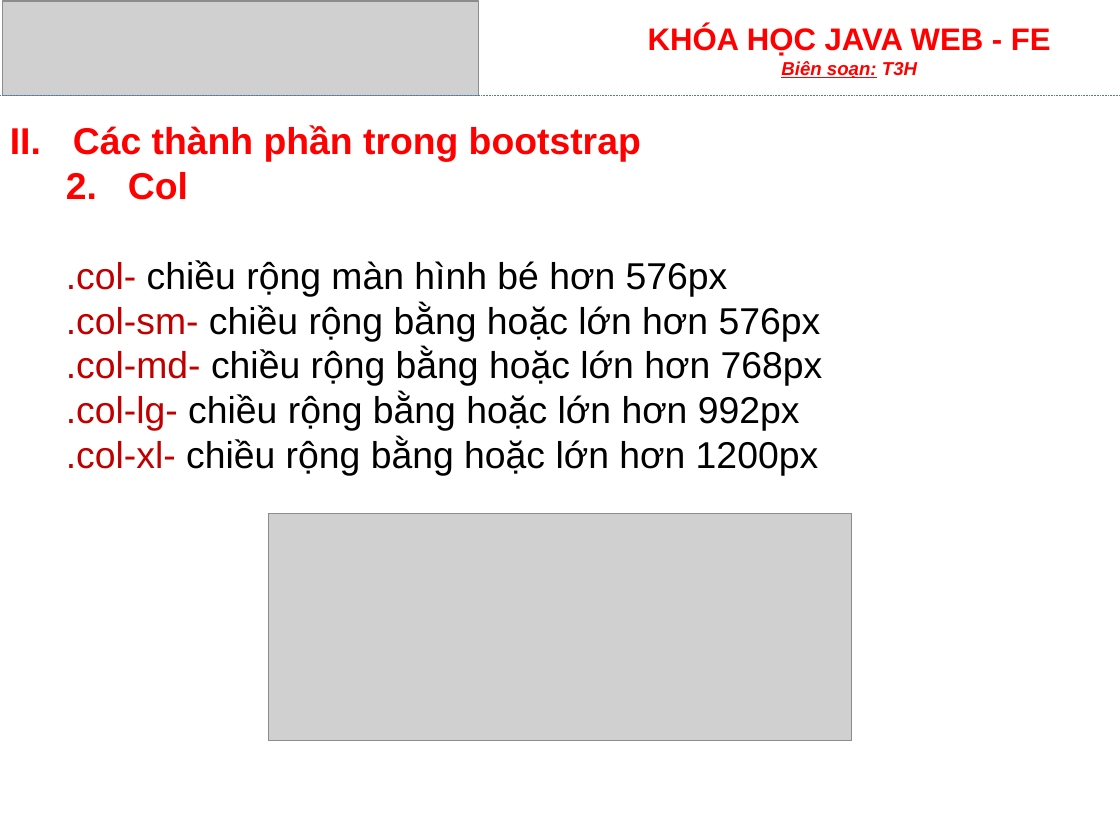
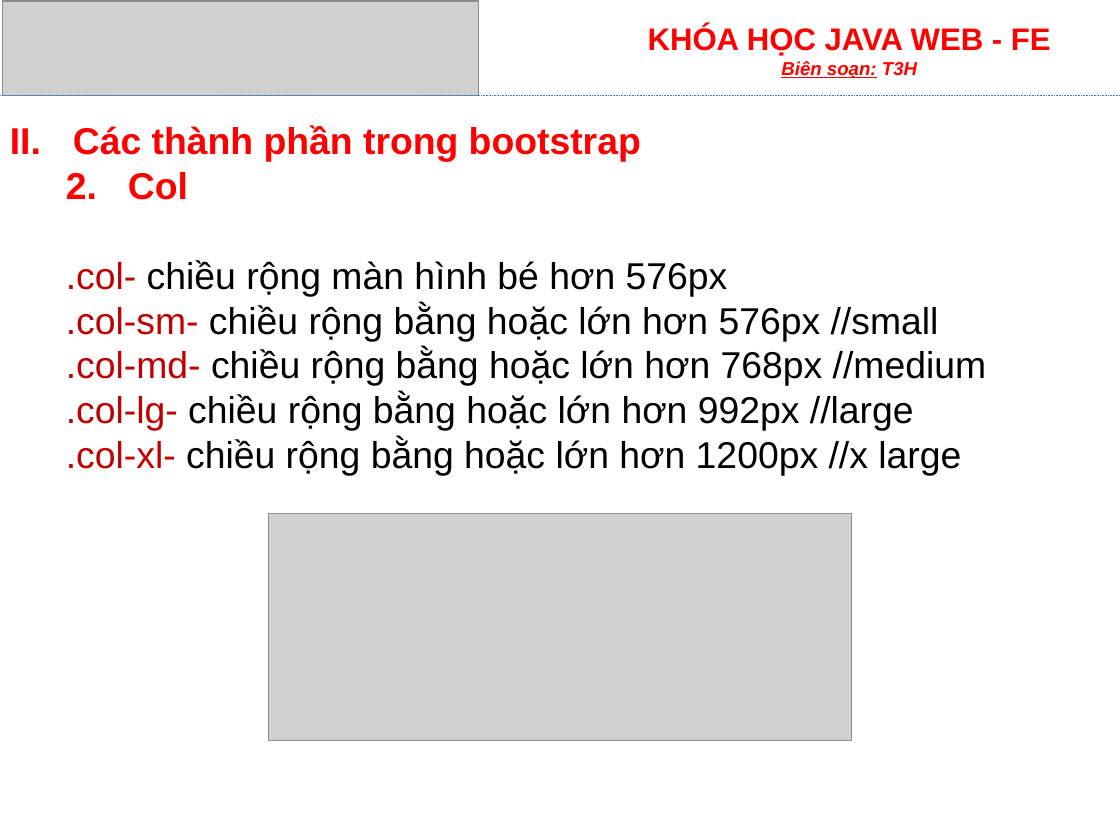
Before and after one commit to Locdote/hocfe, a slide deck: slide 4 of tai-lieu/fe/Lession14. Bootstrap/Bai14-Bootstrap.pptx. Drawn at 1120x840 pixels with LibreOffice and Linux fonts; fonts in the diff are those of the drawing; grey boxes stand for pictures. Boxes give left, top, right and bottom in pixels: in the first picture for what was removed or moved away, otherwise in the second. Text is boxed around its words. In the diff, an @@ line names an element or a change of style, - is before the commit and + after.

```diff
--- a/tai-lieu/fe/Lession14. Bootstrap/Bai14-Bootstrap.pptx
+++ b/tai-lieu/fe/Lession14. Bootstrap/Bai14-Bootstrap.pptx
@@ text at [66,304,987,476]: text changed @@
-  .col-sm- chiều rộng bằng hoặc lớn hơn 576px
-  .col-md- chiều rộng bằng hoặc lớn hơn 768px
-  .col-lg- chiều rộng bằng hoặc lớn hơn 992px
-  .col-xl- chiều rộng bằng hoặc lớn hơn 1200px
+  .col-sm- chiều rộng bằng hoặc lớn hơn 576px //small
+  .col-md- chiều rộng bằng hoặc lớn hơn 768px //medium
+  .col-lg- chiều rộng bằng hoặc lớn hơn 992px //large
+  .col-xl- chiều rộng bằng hoặc lớn hơn 1200px //x large
```
Also in this commit, not shown: 1 other slide changed, 45 other files.
